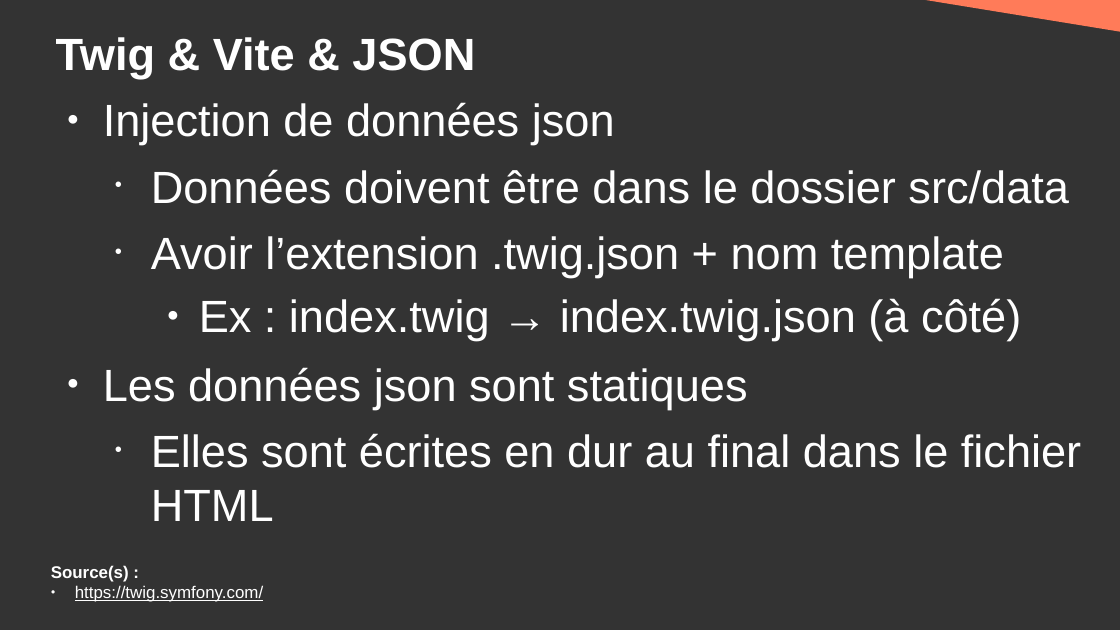
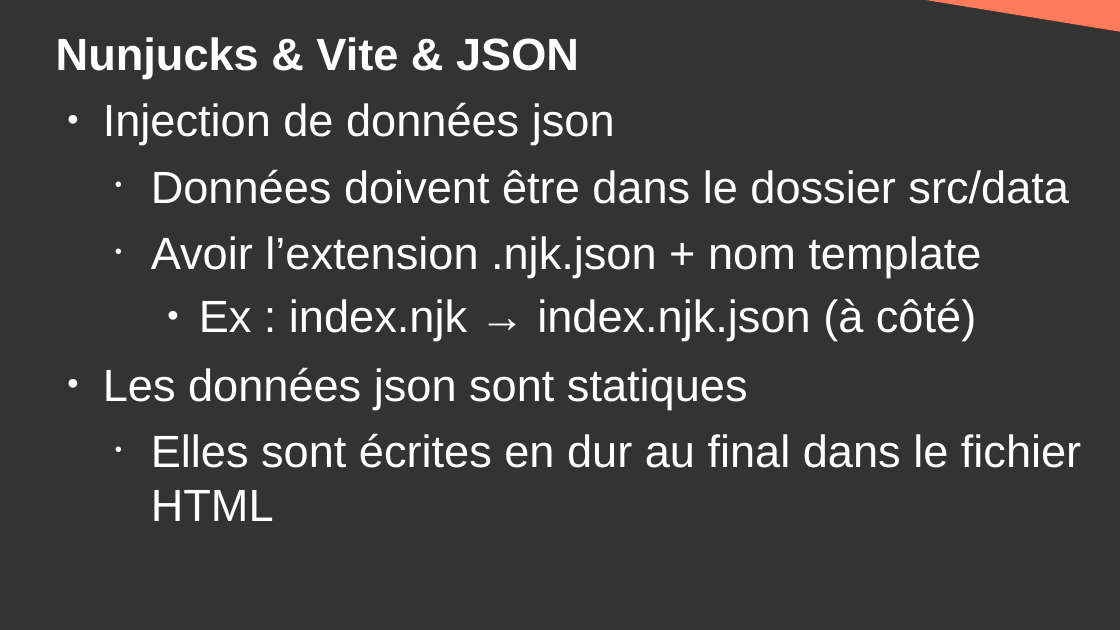
Before and after one commit to DanYellow/cours, a slide deck: slide 46 of developpement-front-s5/travaux-pratiques/numero-4/presentation.odp. Drawn at 1120x630 pixels with LibreOffice and Linux fonts; fonts in the diff are those of the drawing. Boxes give left, top, right and bottom in pixels: in the first picture for what was removed or moved away, otherwise in the second. Text is boxed around its words. In the diff, an @@ line names an element or a change of style, - is before the commit and + after.

Commit message:
developpement-front-s5 - tp#4 - change twig for nunjucks

```diff
--- a/developpement-front-s5/travaux-pratiques/numero-4/presentation.odp
+++ b/developpement-front-s5/travaux-pratiques/numero-4/presentation.odp
@@ title at <box>56,37,579,78</box>: text changed @@
-Twig & Vite & JSON
+Nunjucks & Vite & JSON
@@ text at <box>151,236,981,340</box>: text changed @@
-  • Avoir l’extension .twig.json + nom template
-    ● Ex : index.twig → index.twig.json (à côté)
+  • Avoir l’extension .njk.json + nom template
+    ● Ex : index.njk → index.njk.json (à côté)
@@ text removed at <box>51,565,263,602</box> @@
-Source(s) :
-● https://twig.symfony.com/
```
Also in this commit, not shown: 19 other slides changed, 5 other files.
